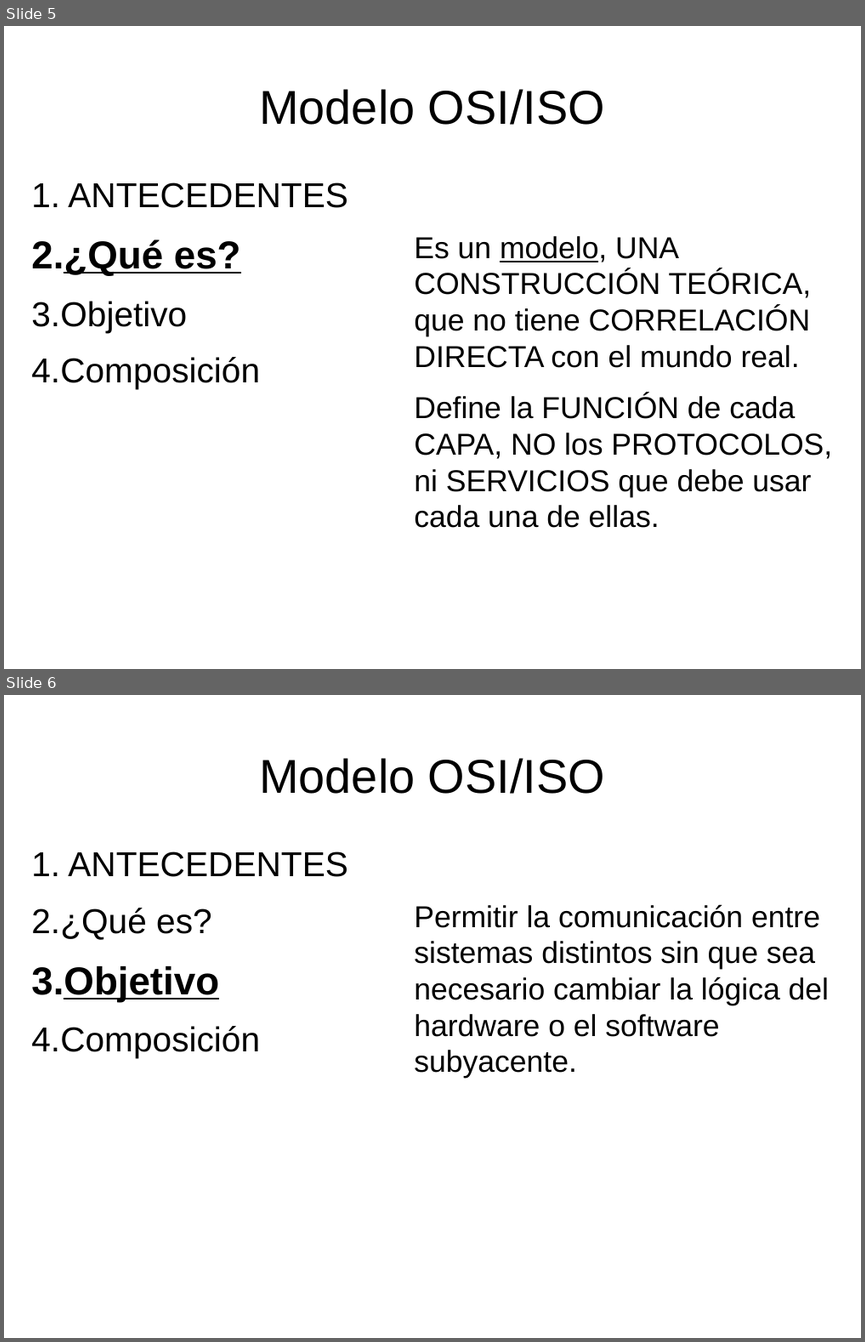
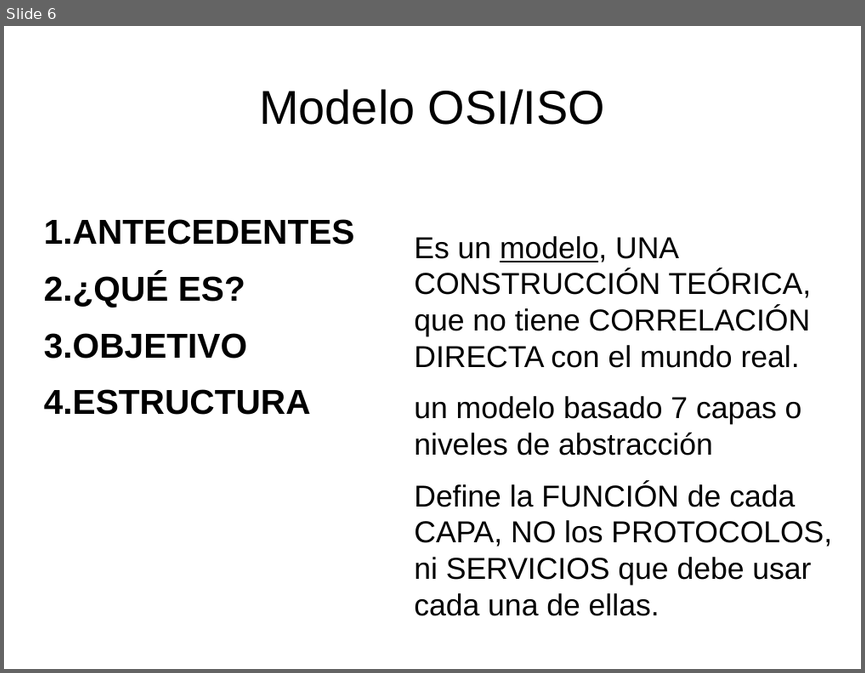
Before and after one commit to q92helea/Pechackucha, a slide deck: Pechakucha.odp. Shown one above the other, each under a label of ours: slides 5 and 6 before the commit, slide 6 after it. The pictures are 865x1342 and 865x673 pixels, drawn with LibreOffice and Linux fonts; fonts in the diff are those of the drawing. Boxes give left, top, right and bottom in pixels: in the first picture for what was removed or moved away, otherwise in the second. Text is boxed around its words. In the diff, an @@ line names an element or a change of style, - is before the commit and + after.

```diff
--- a/Pechakucha.odp
+++ b/Pechakucha.odp
@@ slide 6 removed at <box>4,695,861,1338</box>, background #FFFFFF @@
@@ title removed at <box>259,758,605,794</box> @@
-Modelo OSI/ISO
@@ text removed at <box>31,851,348,1058</box> @@
-1. ANTECEDENTES
-2. ¿Qué es?
-3. Objetivo
-4. Composición
@@ text removed at <box>414,904,828,1078</box> @@
-Permitir la comunicación entre sistemas distintos sin que sea necesario cambiar la lógica del hardware o el software subyacente.
@@ what was slide 5 is now slide 6 @@
@@ slide 6 changed as well @@
@@ text "ANTECEDENTES": place and size @@
-text "ANTECEDENTES" at <box>31,182,348,389</box>
+text "ANTECEDENTES" at <box>44,219,355,414</box>
@@ text at <box>44,219,355,244</box>: bold on in "ANTECEDENTES" @@
@@ text at <box>44,273,311,414</box>: text changed; bold on @@
-2. ¿Qué es?
-3. Objetivo
-4. Composición
+2. ¿QUÉ ES?
+3. OBJETIVO
+4. ESTRUCTURA
@@ text at <box>414,396,802,455</box>: paragraph added @@
+un modelo basado 7 capas o niveles de abstracción
```
Also in this commit, not shown: 15 other slides changed, 2 slides added, 1 other file.
